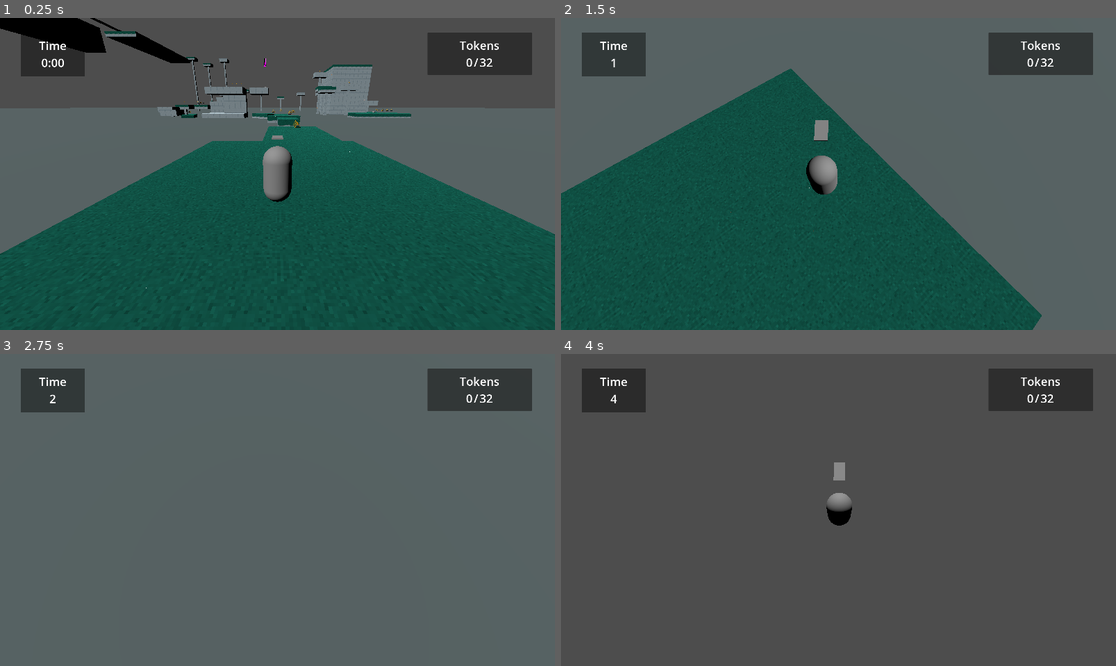
Above: before the commit, frames 1-4 (two rows, left to right).
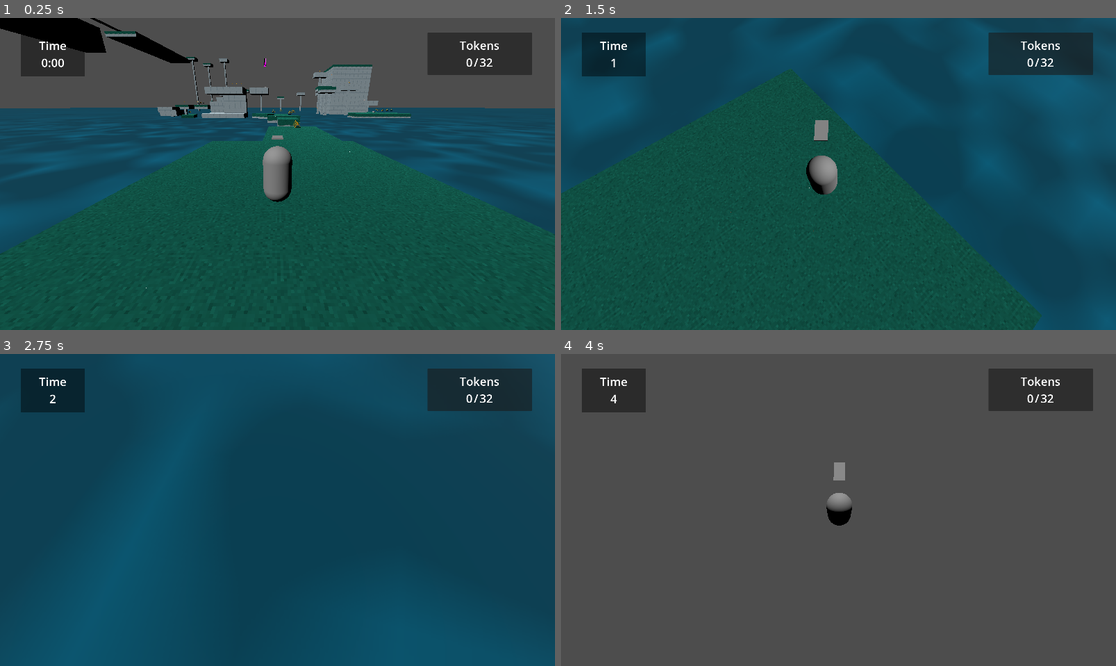
Above: after the commit, the same moments.

Repository: Nigel-Karunaratne/3DPlatformer_Godot4
Game: Godot game, scene res://level_scenes/monument1.tscn
The game is run twice, just before and just after one commit, with the same random seed, the same clock (stepped at 60 frames per second) and the same inputs. The project has no main scene, so this scene is started directly.
Inputs (mouse positions are in pixels of both pictures, inside the frame that each line leads up to):
- Up to frame 1 (0.25 s): no input
- Up to frame 2 (1.5 s): tap Enter at 0.5 s; move the mouse to (866, 174) at 0.52 s; hold W (move_forward) from 0.53 s (still down); tap R at 0.6 s; tap Space (jump) at 0.77 s; move the mouse to (810, 174) at 1.27 s; tap T at 1.35 s
- Up to frame 3 (2.75 s): keep holding W (move_forward); tap Space (jump) at 1.52 s; move the mouse to (288, 503) at 2.02 s; hold F from 2.03 s (still down)
- Up to frame 4 (4 s): keep holding W (move_forward); move the mouse to (832, 516) at 2.77 s; release F at 2.78 s; tap R at 2.85 s; tap Space (jump) at 3.02, 3.77 s; move the mouse to (877, 513) at 3.52 s; tap T at 3.6 s

The runs differ from the first frame. In frame 1, 21% of the frame differs, in the area x 0-100%, y 28-76%; in frame 2, 53%; in frame 3, 100%, in the area x 0-100%, y 0-100%; in frame 4, nothing differs.

Commit message:
Now sorta works (but still looks bad)

Diff:
--- a/materials/m_water.tres
+++ b/materials/m_water.tres
@@ -5,4 +5,4 @@
 [resource]
 render_priority = 0
 shader = ExtResource("1_r1p6o")
-shader_parameter/BaseAlbedo = Color(0.380392, 0.431373, 0.435294, 1)
+shader_parameter/BaseAlbedo = Color(9e-06, 0.462072, 0.603575, 1)
--- a/shaders/s_water.tres
+++ b/shaders/s_water.tres
@@ -60,6 +60,42 @@
 [sub_resource type="VisualShaderNodeFloatConstant" id="VisualShaderNodeFloatConstant_ixfkm"]
 constant = 2.0
 
+[sub_resource type="FastNoiseLite" id="FastNoiseLite_1dxna"]
+noise_type = 4
+seed = 5
+frequency = 0.6858
+fractal_type = 2
+domain_warp_type = 2
+
+[sub_resource type="NoiseTexture2D" id="NoiseTexture2D_ufyqh"]
+seamless = true
+noise = SubResource("FastNoiseLite_1dxna")
+
+[sub_resource type="VisualShaderNodeTexture" id="VisualShaderNodeTexture_2fmgj"]
+texture = SubResource("NoiseTexture2D_ufyqh")
+
+[sub_resource type="VisualShaderNodeVectorOp" id="VisualShaderNodeVectorOp_6k8tr"]
+default_input_values = [0, Quaternion(0, 0, 0, 0), 1, Quaternion(0, 0, 0, 0)]
+op_type = 2
+operator = 2
+
+[sub_resource type="VisualShaderNodeClamp" id="VisualShaderNodeClamp_lh5tk"]
+default_input_values = [0, Quaternion(0, 0, 0, 0), 1, Quaternion(0.5, 0.5, 0.5, 0.5), 2, Quaternion(1, 1, 1, 1)]
+op_type = 5
+
+[sub_resource type="VisualShaderNodeVec4Constant" id="VisualShaderNodeVec4Constant_nccnn"]
+constant = Quaternion(0.6, 0.6, 0.6, 0.6)
+
+[sub_resource type="VisualShaderNodeUVFunc" id="VisualShaderNodeUVFunc_kum1p"]
+default_input_values = [1, Vector2(10, 10), 2, Vector2(0, 0)]
+
+[sub_resource type="VisualShaderNodeVec2Constant" id="VisualShaderNodeVec2Constant_0krco"]
+constant = Vector2(1, 1)
+
+[sub_resource type="VisualShaderNodeFloatOp" id="VisualShaderNodeFloatOp_b0ll7"]
+default_input_values = [0, 0.0, 1, 0.001]
+operator = 2
+
 [sub_resource type="VisualShaderNodeIntConstant" id="VisualShaderNodeIntConstant_svak5"]
 constant = 1
 
@@ -136,6 +172,7 @@
 render_mode blend_mix, depth_draw_opaque, cull_back, diffuse_lambert, specular_schlick_ggx;
 
 uniform vec4 BaseAlbedo : source_color = vec4(0.000009, 0.462072, 0.603575, 1.000000);
+uniform sampler2D tex_frg_22;
 
 
 
@@ -144,6 +181,40 @@
 	vec4 n_out2p0 = BaseAlbedo;
 
 
+// Vector2Constant:27
+	vec2 n_out27p0 = vec2(1.000000, 1.000000);
+
+
+// Input:9
+	float n_out9p0 = TIME;
+
+
+// FloatOp:28
+	float n_in28p1 = 0.00100;
+	float n_out28p0 = n_out9p0 * n_in28p1;
+
+
+// UVFunc:26
+	vec2 n_out26p0 = vec2(n_out28p0) * n_out27p0 + UV;
+
+
+// Texture2D:22
+	vec4 n_out22p0 = texture(tex_frg_22, n_out26p0);
+
+
+// Vector4Constant:25
+	vec4 n_out25p0 = vec4(0.600000, 0.600000, 0.600000, 0.600000);
+
+
+// Clamp:24
+	vec4 n_in24p2 = vec4(1.00000, 1.00000, 1.00000, 1.00000);
+	vec4 n_out24p0 = clamp(n_out22p0, n_out25p0, n_in24p2);
+
+
+// VectorOp:23
+	vec4 n_out23p0 = n_out2p0 * n_out24p0;
+
+
 // IntConstant:3
 	int n_out3p0 = 1;
 
@@ -153,13 +224,14 @@
 
 
 // Output:0
-	ALBEDO = vec3(n_out2p0.xyz);
+	ALBEDO = vec3(n_out23p0.xyz);
 	ROUGHNESS = float(n_out3p0);
 	SPECULAR = n_out4p0;
 
 
 }
 "
+graph_offset = Vector2(-881.296, 221.453)
 nodes/vertex/2/node = SubResource("VisualShaderNodeInput_for5n")
 nodes/vertex/2/position = Vector2(-860, 620)
 nodes/vertex/3/node = SubResource("VisualShaderNodeUVFunc_71hd4")
@@ -179,6 +251,7 @@
 nodes/vertex/10/node = SubResource("VisualShaderNodeFloatParameter_faic8")
 nodes/vertex/10/position = Vector2(-820, 880)
 nodes/vertex/connections = PackedInt32Array(5, 0, 3, 1, 3, 0, 4, 0, 2, 0, 3, 2, 4, 0, 8, 0, 7, 0, 8, 2, 6, 0, 9, 0, 10, 0, 9, 1, 9, 0, 8, 1)
+nodes/fragment/0/position = Vector2(680, 180)
 nodes/fragment/2/node = SubResource("VisualShaderNodeColorParameter_xdq38")
 nodes/fragment/2/position = Vector2(-840, 160)
 nodes/fragment/3/node = SubResource("VisualShaderNodeIntConstant_svak5")
@@ -215,4 +288,18 @@
 nodes/fragment/20/position = Vector2(-1080, 460)
 nodes/fragment/21/node = SubResource("VisualShaderNodeFloatConstant_ixfkm")
 nodes/fragment/21/position = Vector2(-900, 1260)
-nodes/fragment/connections = PackedInt32Array(3, 0, 0, 3, 4, 0, 0, 4, 2, 0, 7, 0, 8, 0, 5, 0, 9, 0, 8, 2, 10, 0, 8, 1, 12, 0, 11, 0, 13, 0, 12, 2, 15, 0, 12, 1, 5, 0, 16, 0, 10, 0, 15, 0, 16, 0, 17, 0, 18, 0, 19, 0, 21, 0, 17, 1, 17, 0, 7, 1, 2, 0, 0, 0)
+nodes/fragment/22/node = SubResource("VisualShaderNodeTexture_2fmgj")
+nodes/fragment/22/position = Vector2(-240, 660)
+nodes/fragment/23/node = SubResource("VisualShaderNodeVectorOp_6k8tr")
+nodes/fragment/23/position = Vector2(320, 460)
+nodes/fragment/24/node = SubResource("VisualShaderNodeClamp_lh5tk")
+nodes/fragment/24/position = Vector2(60, 780)
+nodes/fragment/25/node = SubResource("VisualShaderNodeVec4Constant_nccnn")
+nodes/fragment/25/position = Vector2(-180, 1200)
+nodes/fragment/26/node = SubResource("VisualShaderNodeUVFunc_kum1p")
+nodes/fragment/26/position = Vector2(-610.861, 1508.17)
+nodes/fragment/27/node = SubResource("VisualShaderNodeVec2Constant_0krco")
+nodes/fragment/27/position = Vector2(-1160, 1640)
+nodes/fragment/28/node = SubResource("VisualShaderNodeFloatOp_b0ll7")
+nodes/fragment/28/position = Vector2(-1129.45, 1446.97)
+nodes/fragment/connections = PackedInt32Array(3, 0, 0, 3, 4, 0, 0, 4, 2, 0, 7, 0, 8, 0, 5, 0, 9, 0, 8, 2, 10, 0, 8, 1, 12, 0, 11, 0, 13, 0, 12, 2, 15, 0, 12, 1, 5, 0, 16, 0, 10, 0, 15, 0, 16, 0, 17, 0, 18, 0, 19, 0, 21, 0, 17, 1, 17, 0, 7, 1, 2, 0, 23, 0, 23, 0, 0, 0, 22, 0, 24, 0, 24, 0, 23, 1, 25, 0, 24, 1, 26, 0, 22, 0, 27, 0, 26, 1, 9, 0, 28, 0, 28, 0, 26, 2)
Not shown: 1 places in shaders/s_water.tres that only renumber resources
